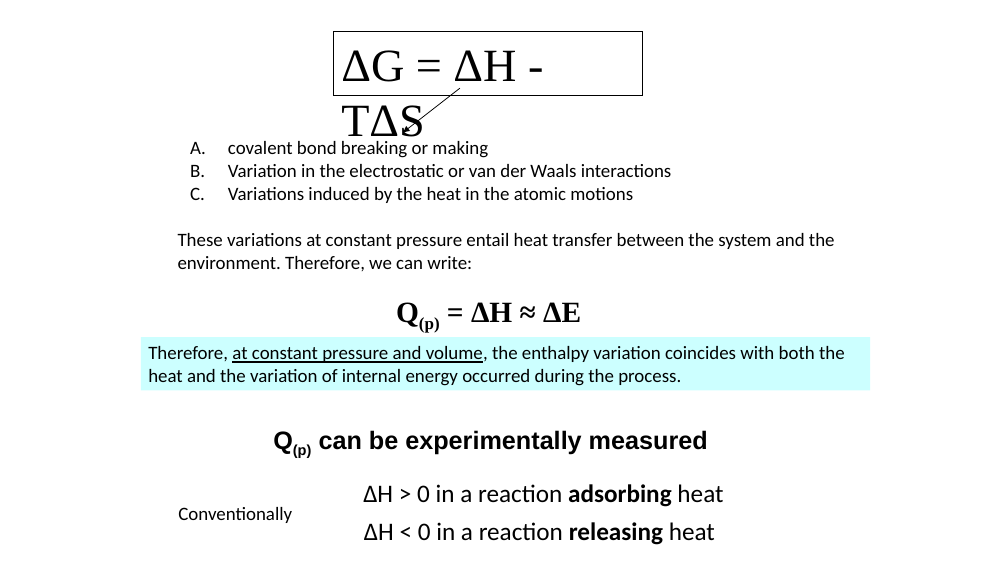
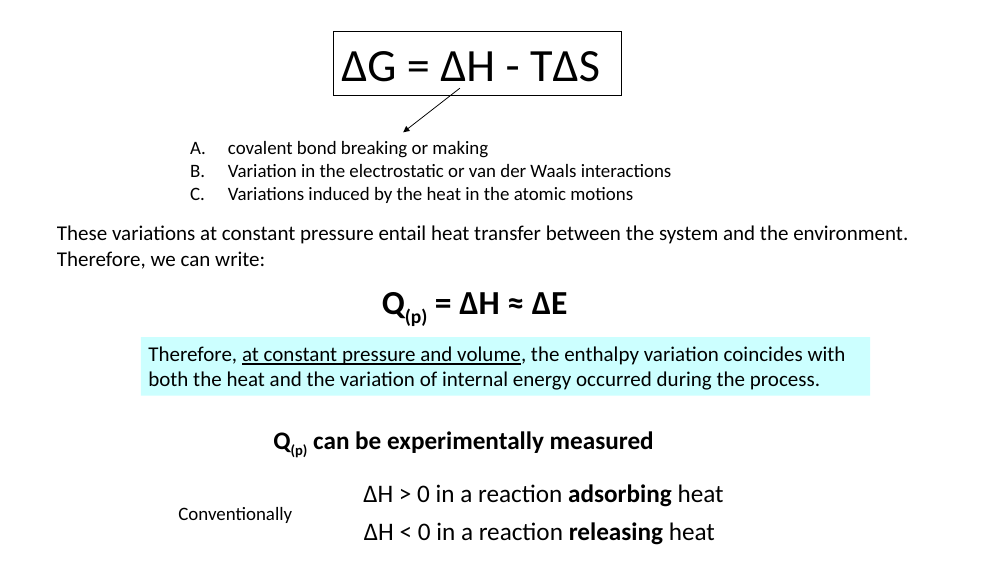
Before and after one commit to Protein-Interactions/protein_interactions, a slide deck: slide 9 of presentations/2-forces_at_play_in_protein_interactions-2021.pptx (slide 10 before the commit). Drawn at 1008x567 pixels with LibreOffice and Linux fonts; fonts in the diff are those of the drawing. Boxes give left, top, right and bottom in pixels: in the first picture for what was removed or moved away, otherwise in the second. Text is boxed around its words. In the diff, an @@ line names an element or a change of style, - is before the commit and + after.

```diff
--- a/presentations/2-forces_at_play_in_protein_interactions-2021.pptx
+++ b/presentations/2-forces_at_play_in_protein_interactions-2021.pptx
@@ rectangle "ΔG = ΔH - TΔS": place and size @@
-rectangle "ΔG = ΔH - TΔS" at <box>334,32,644,95</box>
+rectangle "ΔG = ΔH - TΔS" at <box>334,32,622,95</box>
@@ rectangle "ΔG = ΔH - TΔS" at <box>334,32,622,95</box>: font Times New Roman to Calibri @@
@@ text "These variations at constant pressure ..." at <box>57,225,908,269</box>: size 18 to 20 pt @@
@@ text "These variations at constant pressure ...": place and size @@
-text "These variations at constant pressure ..." at <box>178,233,835,271</box>
+text "These variations at constant pressure ..." at <box>57,225,908,269</box>
@@ text "Q(p) = ΔH ≈ ΔE": place and size @@
-text "Q(p) = ΔH ≈ ΔE" at <box>396,302,581,333</box>
+text "Q(p) = ΔH ≈ ΔE" at <box>382,292,568,326</box>
@@ text "Q(p) = ΔH ≈ ΔE" at <box>382,292,568,326</box>: size 28 to 32 pt, font Times New Roman to Calibri @@
@@ rectangle "Therefore, at constant pressure and ...": place and size @@
-rectangle "Therefore, at constant pressure and ..." at <box>141,337,870,391</box>
+rectangle "Therefore, at constant pressure and ..." at <box>141,337,870,395</box>
@@ rectangle "Therefore, at constant pressure and ..." at <box>141,337,870,395</box>: size 18 to 20 pt @@
@@ text "Q(p) can be experimentally measured" at <box>273,431,654,458</box>: font Arial to Calibri @@
```
Also in this commit, not shown: 12 other slides changed, 1 slide added, 2 slides removed.
